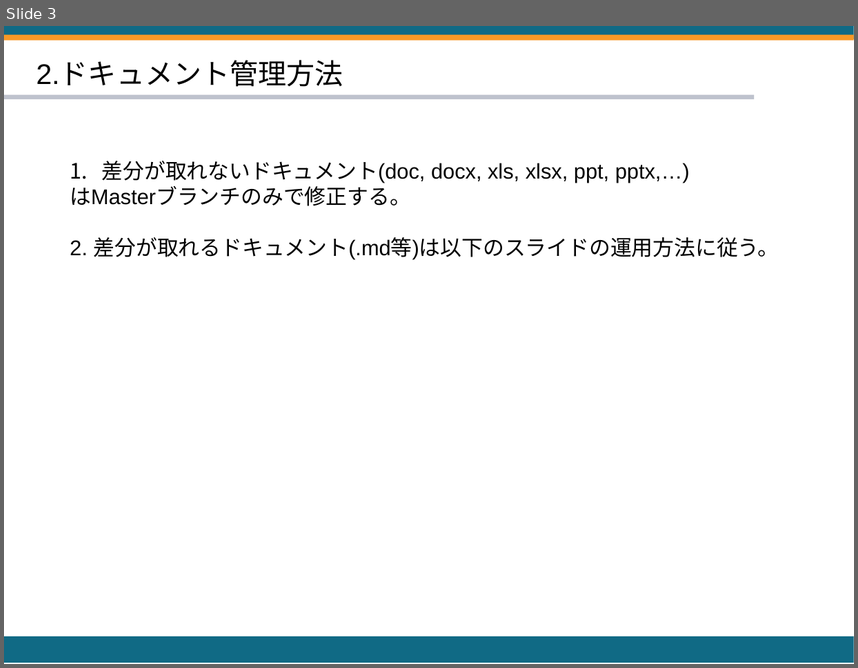
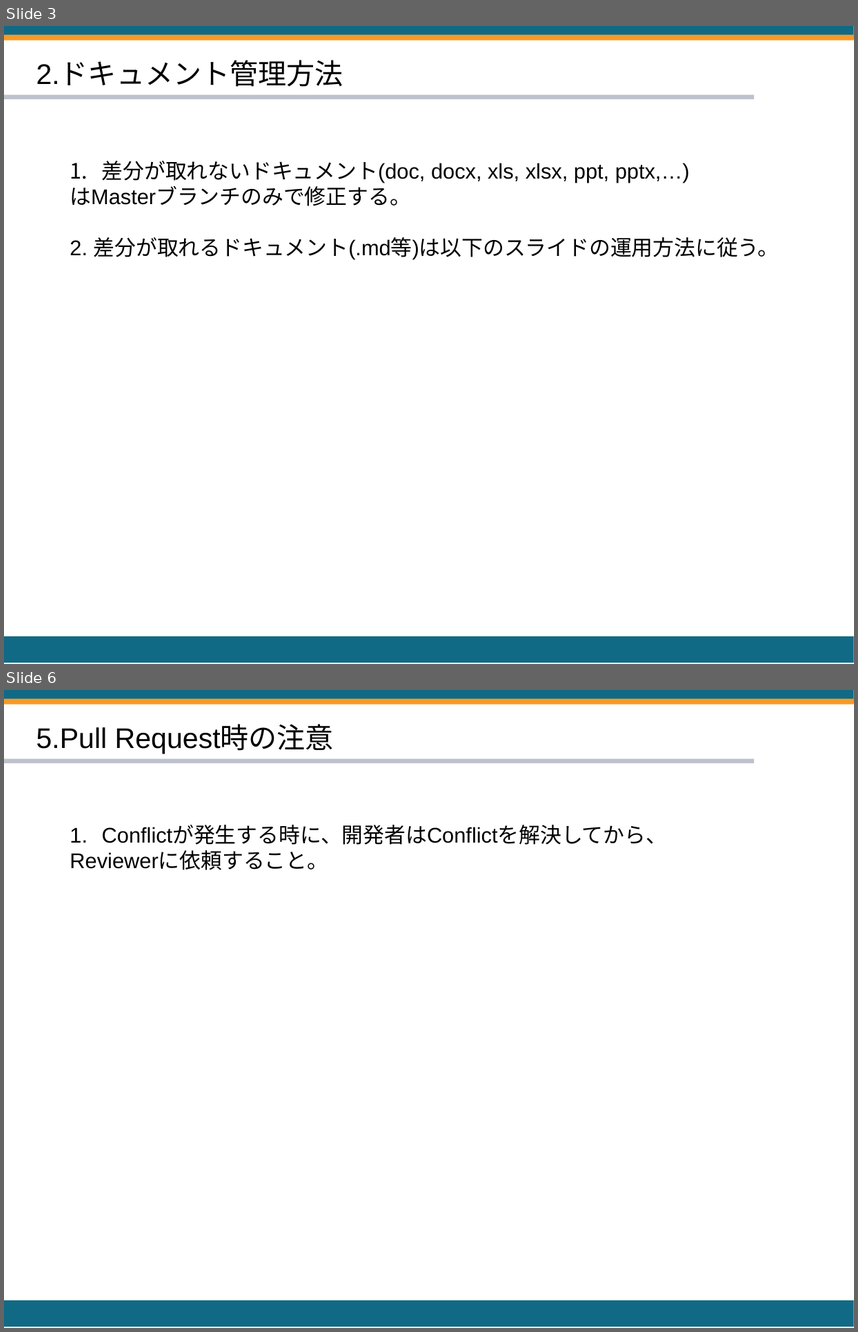
Before and after one commit to HACHIX-CORPORATION/CodingRules, a slide deck: ソフトウェア構成管理/Github運用ルール.pptx. Shown one above the other, each under a label of ours: slide 3 before the commit, slides 3 and 6 after it; the slides between them are not shown. The pictures are 858x668 and 858x1332 pixels, drawn with LibreOffice and Linux fonts; fonts in the diff are those of the drawing. Boxes give left, top, right and bottom in pixels: in the first picture for what was removed or moved away, otherwise in the second. Text is boxed around its words. In the diff, an @@ line names an element or a change of style, - is before the commit and + after.

```diff
--- a/ソフトウェア構成管理/Github運用ルール.pptx
+++ b/ソフトウェア構成管理/Github運用ルール.pptx
@@ slide 6 added at (4,690,854,1328), background #FFFFFF @@
@@ rectangle added at (4,690,854,702), fill #106A85 @@
@@ rectangle added at (4,698,854,704), fill #F89926 @@
@@ text added at (36,725,334,753), 24 pt, text #000000 @@
+5.Pull Request時の注意
@@ rectangle added at (4,759,755,763), fill #BEC2CD @@
@@ text added at (70,826,667,870), 18 pt, text #000000 @@
+1. Conflictが発生する時に、開発者はConflictを解決してから、
+Reviewerに依頼すること。
@@ rectangle added at (4,1301,854,1327), fill #106A85 @@
```
Also in this commit, not shown: 2 slides changed, 1 other file.
